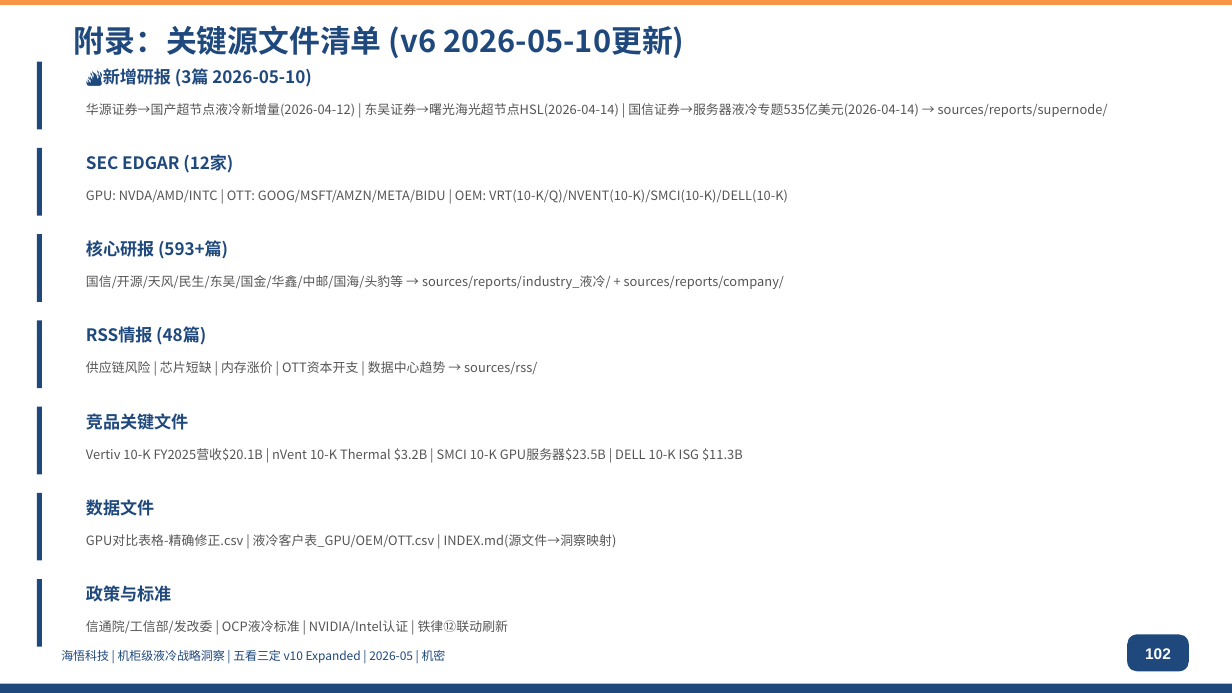
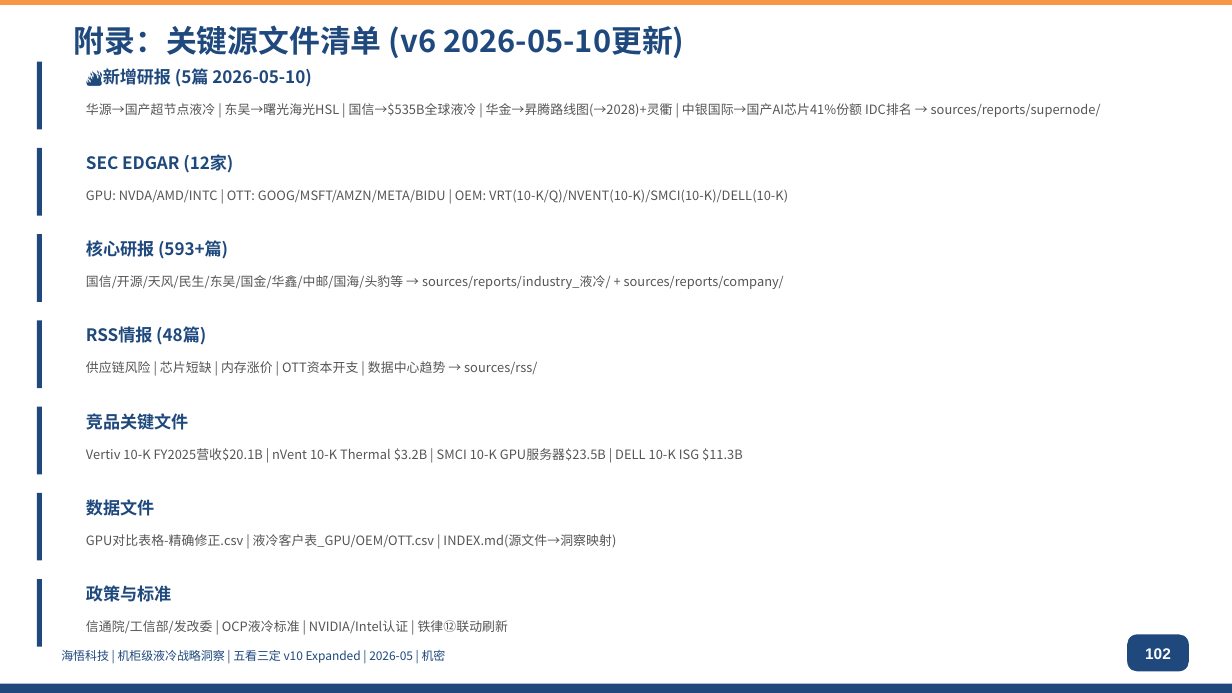
Before and after one commit to marshall9900/liquid-cooling-ecosystem, a slide deck: slide 102 of analysis/liquid-cooling/ppt/海悟液冷五看三定-Expanded-R4-updated-20260510.pptx. Drawn at 1232x693 pixels with LibreOffice and Linux fonts; fonts in the diff are those of the drawing. Boxes give left, top, right and bottom in pixels: in the first picture for what was removed or moved away, otherwise in the second. Text is boxed around its words. In the diff, an @@ line names an element or a change of style, - is before the commit and + after.

```diff
--- a/analysis/liquid-cooling/ppt/海悟液冷五看三定-Expanded-R4-updated-20260510.pptx
+++ b/analysis/liquid-cooling/ppt/海悟液冷五看三定-Expanded-R4-updated-20260510.pptx
@@ text at [103, 68, 312, 87]: text changed @@
-🔥新增研报 (3篇 2026-05-10)
+🔥新增研报 (5篇 2026-05-10)
@@ text at [86, 103, 1101, 117]: text changed @@
-华源证券→国产超节点液冷新增量(2026-04-12) | 东吴证券→曙光海光超节点HSL(2026-04-14) | 国信证券→服务器液冷专题535亿美元(2026-04-14) → sources/reports/supernode/
+华源→国产超节点液冷 | 东吴→曙光海光HSL | 国信→$535B全球液冷 | 华金→昇腾路线图(→2028)+灵衢 | 中银国际→国产AI芯片41%份额 IDC排名 → sources/reports/supernode/
```
Also in this commit, not shown: 5 other slides changed, 7 other files.
